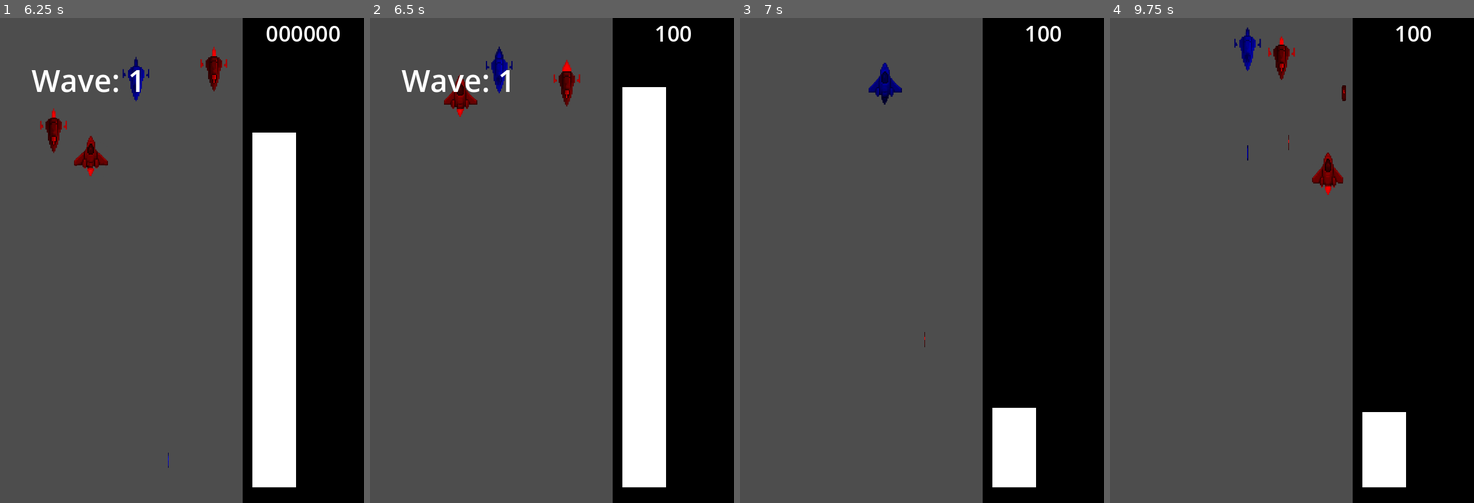
Above: before the commit, frames 1-4 (left to right).
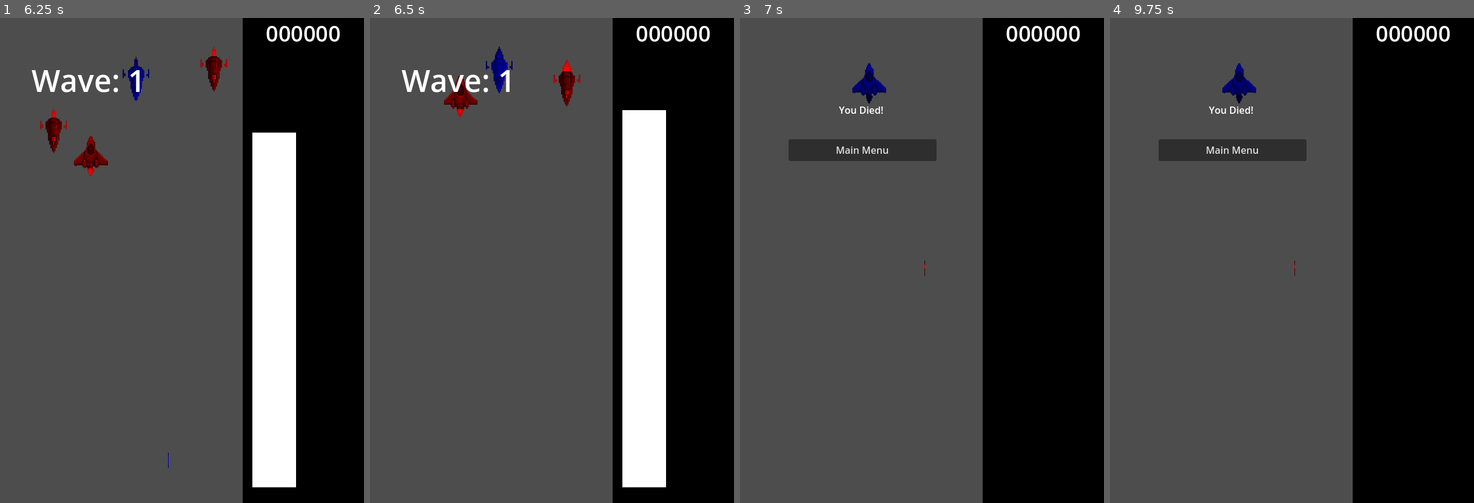
Above: after the commit, the same moments.

Repository: parkernalch/wave-jam
Game: Godot game, scene res://Scenes/Menus/menus.tscn
The game is run twice, just before and just after one commit, with the same random seed, the same clock (stepped at 60 frames per second) and the same inputs. The engine's default icon, where the game draws it, is replaced by a stand-in: a white triangle on a blue panel in a dark square.
Inputs (mouse positions are in pixels of both pictures, inside the frame that each line leads up to):
- Up to frame 1 (6.25 s): click "Play Game" at 0.5 s; move the mouse to (163, 357) at 1.27 s; hold Shift (boost) 1.28-2.03 s; hold W (up) 1.28-2.78 s; move the mouse to (291, 333) at 2.02 s; click (291, 333) at 2.1 s; move the mouse to (72, 187) at 2.77 s; hold Right mouse button (shoot) 2.78-3.53 s; hold A (left) 2.78-4.28 s; move the mouse to (200, 260) at 3.52 s; tap Shift (boost) at 3.6 s; move the mouse to (127, 139) at 4.27 s; hold S (down) 4.28-5.03 s; click (127, 139) at 4.35 s; move the mouse to (262, 236) at 5.02 s; hold D (right) 5.03-5.78 s; right-click (262, 236) at 5.1 s; move the mouse to (109, 284) at 5.77 s; hold W (up) from 5.78 s (still down); hold Shift (boost) from 5.78 s (still down)
- Up to frame 2 (6.5 s): keep holding W (up); keep holding Shift (boost)
- Up to frame 3 (7 s): move the mouse to (958, 153) at 6.52 s; release W (up) at 6.53 s; release Shift (boost) at 6.53 s; hold D (right) from 6.53 s (still down); click (958, 153) at 6.6 s
- Up to frame 4 (9.75 s): move the mouse to (1273, 357) at 7.27 s; hold Right mouse button (shoot) 7.28-8.03 s; move the mouse to (1401, 333) at 8.02 s; tap Shift (boost) at 8.1 s; move the mouse to (1182, 187) at 8.77 s; release D (right) at 8.78 s; hold S (down) 8.78-9.53 s; click (1182, 187) at 8.85 s; move the mouse to (1310, 260) at 9.52 s; hold A (left) from 9.53 s (still down); right-click (1310, 260) at 9.6 s

Frame 1 is identical in both runs. In frame 2, 1.0% of the frame differs, in the area x 69-94%, y 1-19%; in frame 3, 4.8%; in frame 4, 5.4%, in the area x 13-94%, y 1-97%.

Commit message:
Balance Update

Diff:
--- a/Entities/HoverEnemy/HoverEnemy.gd
+++ b/Entities/HoverEnemy/HoverEnemy.gd
@@ -136,13 +136,14 @@
 		bullet.shoot(bullet_speed, current_wave_form)
 
 func destroy(spawn_drop) -> void:
-	score.add_points(100)
-	signal_bus.enemy_destroyed.emit()
 	# Add animation
 	spatial_hash.remove(self)
 	randomize()
 	# 50% chance to drop a powerup
 	if randi() % 5 == 0 && spawn_drop:
+		score.add_points(100)
+
+		signal_bus.enemy_destroyed.emit()
 		var powerup_instance = Powerup.instantiate()
 		if get_parent():
 			get_parent().add_child(powerup_instance)
--- a/Entities/ScrollingEnemy/ScrollingEnemy.gd
+++ b/Entities/ScrollingEnemy/ScrollingEnemy.gd
@@ -128,11 +128,14 @@
 		bullet.shoot(bullet_speed, current_wave_form)
 
 func destroy(spawn_drop) -> void:
-	score.add_points(100)
-	signal_bus.enemy_destroyed.emit()
 	# Add animation
+	spatial_hash.remove(self)
+
 	randomize()
 	if randi() % 3 == 0 && spawn_drop:
+		score.add_points(100)
+		signal_bus.enemy_destroyed.emit()
+
 		var powerup_instance = Powerup.instantiate()
 		if get_parent():
 			get_parent().add_child(powerup_instance)
